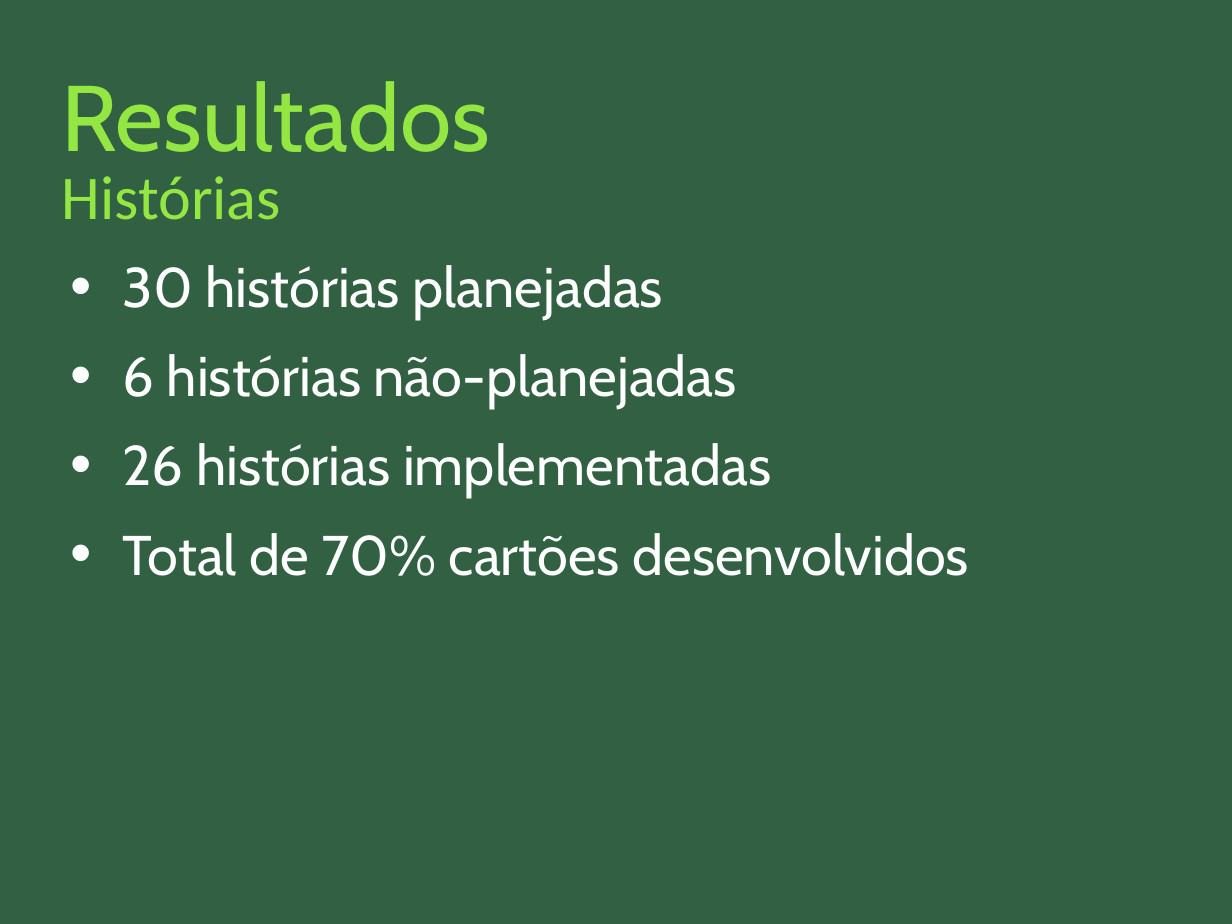
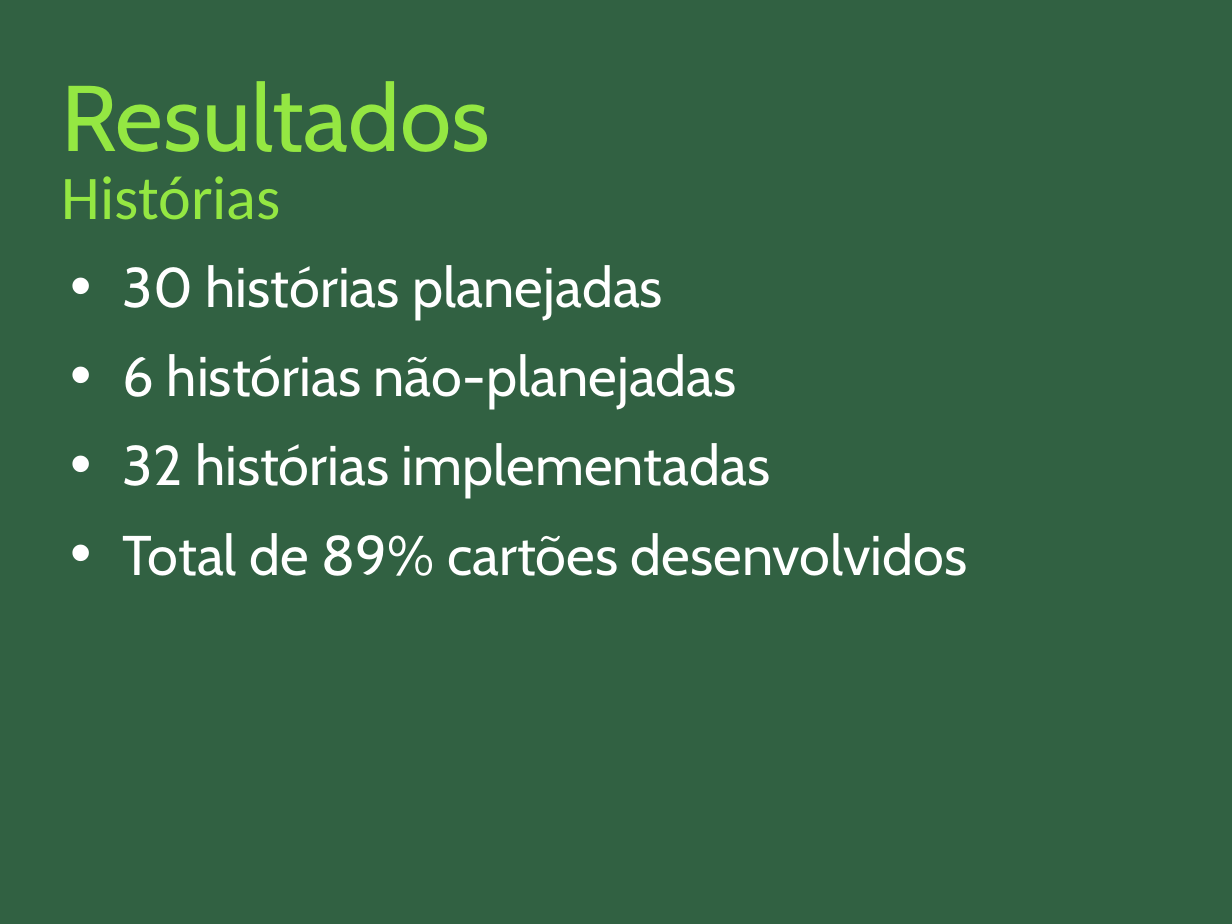
Before and after one commit to nathaliaspatricio/febracev, a slide deck: slide 12 of docs/monografia/apresentação_final.odp (slide 21 before the commit). Drawn at 1232x924 pixels with LibreOffice and Linux fonts; fonts in the diff are those of the drawing. Boxes give left, top, right and bottom in pixels: in the first picture for what was removed or moved away, otherwise in the second. Text is boxed around its words. In the diff, an @@ line names an element or a change of style, - is before the commit and + after.

```diff
--- a/docs/monografia/apresentação_final.odp
+++ b/docs/monografia/apresentação_final.odp
@@ text at bbox=[123, 443, 967, 576]: text changed @@
-• 26 histórias implementadas
-• Total de 70% cartões desenvolvidos
+• 32 histórias implementadas
+• Total de 89% cartões desenvolvidos
```
Also in this commit, not shown: 6 other slides changed, 8 slides added, 32 slides removed.
